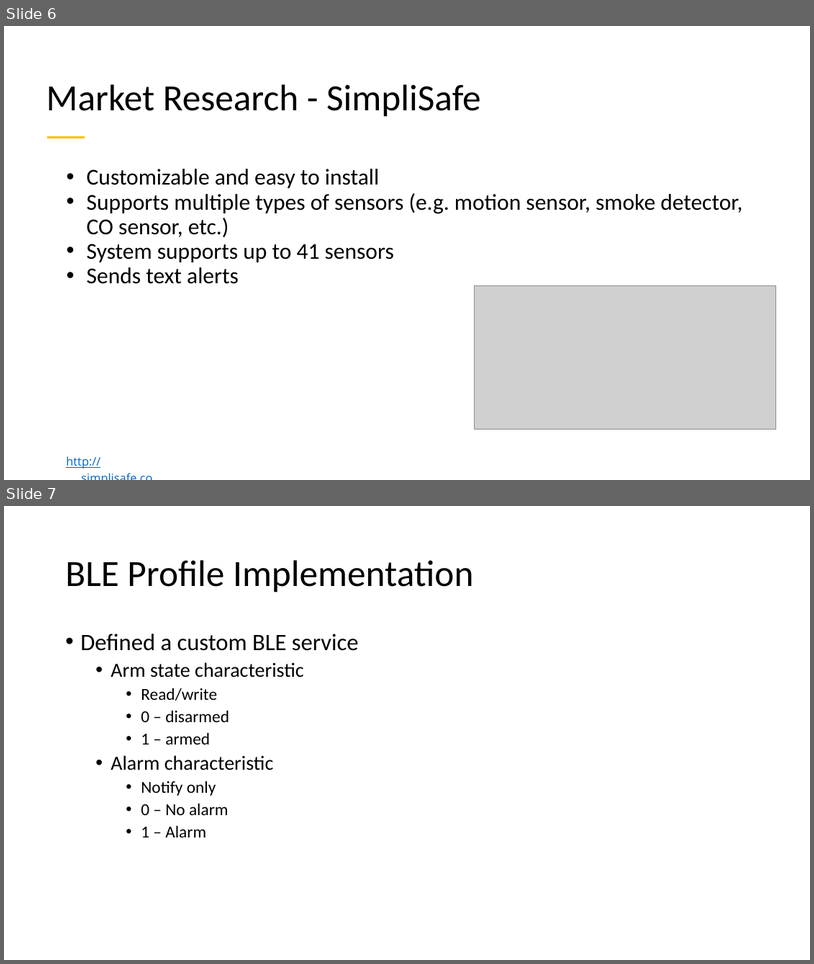
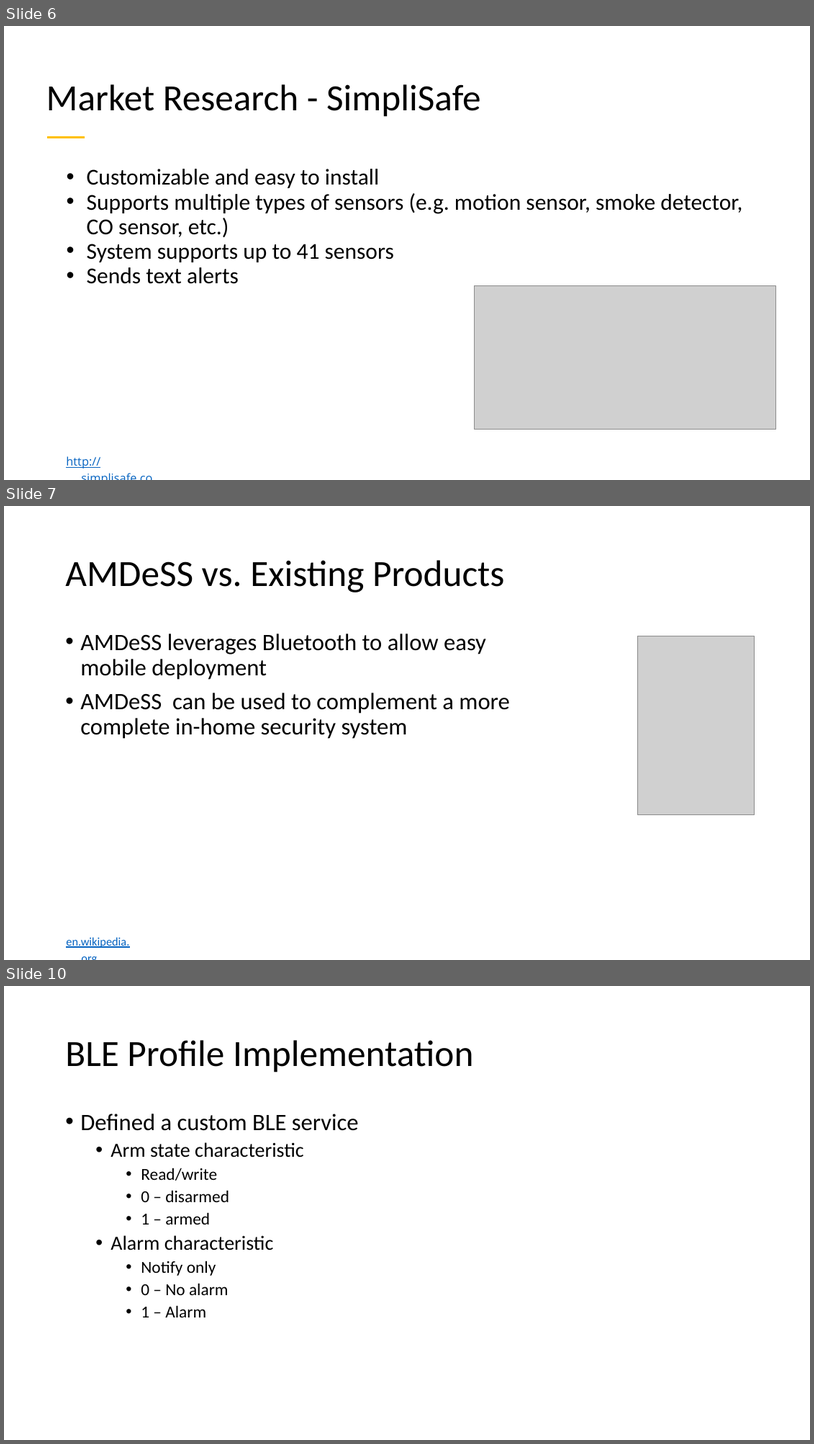
Before and after one commit to jbw3/CPE621Project, a slide deck: docs/AMDeSS_FinalPresentation.pptx. Shown one above the other, each under a label of ours: slides 6 and 7 before the commit, slides 6, 7 and 10 after it; the slides between them are not shown. The pictures are 814x964 and 814x1444 pixels, drawn with LibreOffice and Linux fonts; fonts in the diff are those of the drawing; grey boxes stand for pictures. Boxes give left, top, right and bottom in pixels: in the first picture for what was removed or moved away, otherwise in the second. Text is boxed around its words. In the diff, an @@ line names an element or a change of style, - is before the commit and + after.

```diff
--- a/docs/AMDeSS_FinalPresentation.pptx
+++ b/docs/AMDeSS_FinalPresentation.pptx
@@ slide 7 added at <box>4,506,810,960</box>, background #FFFFFF @@
@@ title added at <box>65,560,504,592</box>, 44 pt, text #000000 @@
+AMDeSS vs. Existing Products
@@ text added at <box>80,633,509,739</box>, 28 pt, text #000000 @@
+• AMDeSS leverages Bluetooth to allow easy mobile deployment
+• AMDeSS can be used to complement a more complete in-home security system
@@ picture added at <box>638,636,756,815</box> @@
@@ text added at <box>66,937,129,947</box>, 14 pt, text #0563C1, underline @@
+en.wikipedia.org
@@ what was slide 7 is now slide 10 @@
```
Also in this commit, not shown: 1 slide changed, 2 other slides added.
